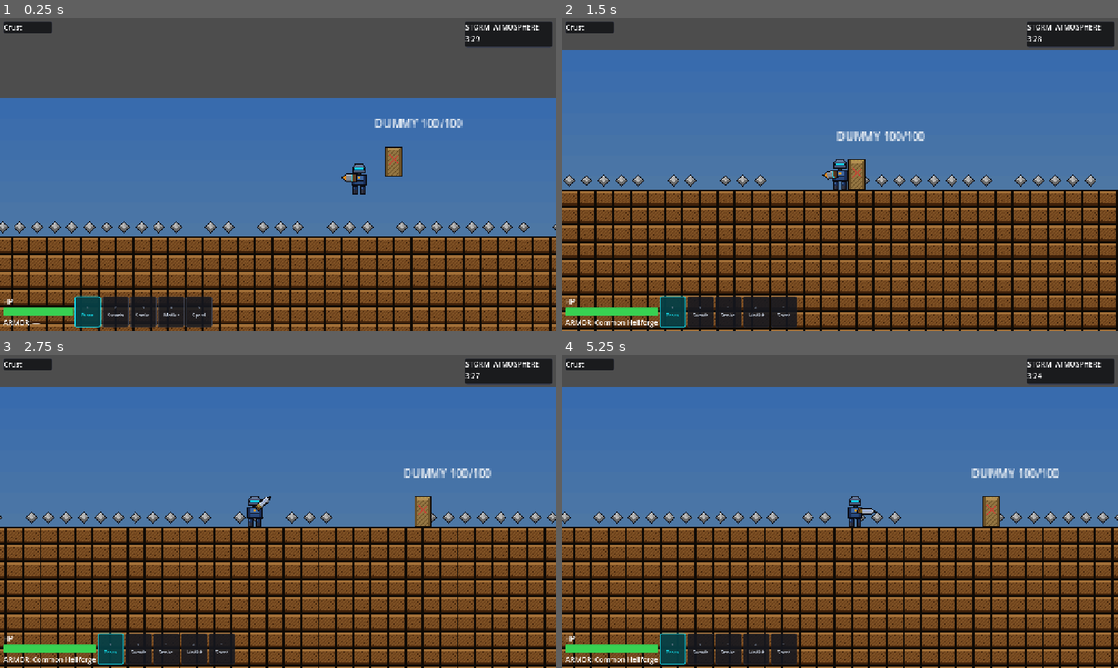
Above: before the commit, frames 1-4 (two rows, left to right).
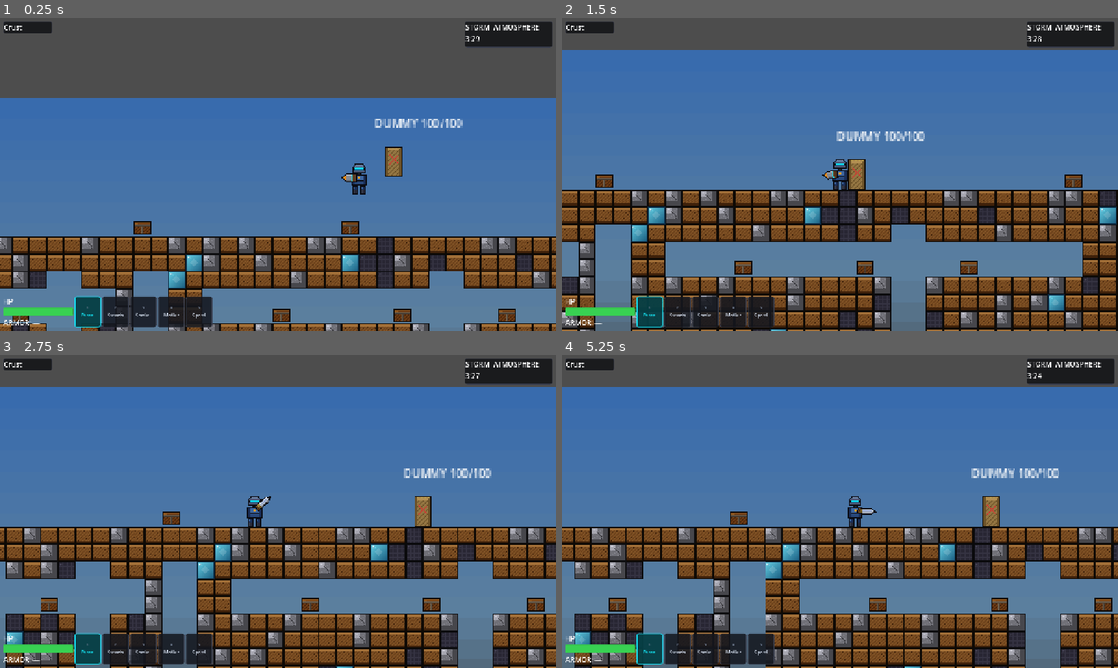
Above: after the commit, the same moments.

Repository: aeridgedev/Faultline-Repository
Game: Godot game, scene res://src/core/Main.tscn
Two runs of this game, one before a commit and one after it. Both use one fixed random seed, a clock stepped at 60 frames per second and the inputs below.
Inputs (mouse positions are in pixels of both pictures, inside the frame that each line leads up to):
- Up to frame 1 (0.25 s): no input
- Up to frame 2 (1.5 s): tap E at 0.5, 0.8, 1.35 s; move the mouse to (962, 158) at 0.52 s; press the mouse at (962, 158) at 0.53 s; hold D (move_right) from 0.53 s (still down); move the mouse to (728, 190) at 1.27 s; release the mouse at (728, 190) at 1.28 s
- Up to frame 3 (2.75 s): click (166, 527) at 1.55 s; tap Space at 2 s; move the mouse to (333, 442) at 2.02 s; release D (move_right) at 2.03 s; hold A (move_left) from 2.03 s (still down); right-click (333, 442) at 2.1 s; tap E at 2.3 s
- Up to frame 4 (5.25 s): move the mouse to (812, 574) at 2.77 s; release A (move_left) at 2.78 s; hold D (move_right) 2.78-4.28 s; click (812, 574) at 2.85 s; move the mouse to (1006, 558) at 3.52 s; hold Shift (sprint) 3.53-4.28 s; tap E at 3.8, 4.35 s; move the mouse to (673, 464) at 4.27 s; hold A (move_left) 4.28-5.03 s; click (673, 464) at 4.55 s; move the mouse to (867, 511) at 5.02 s; hold D (move_right) from 5.03 s (still down); hold F from 5.03 s (still down); click (867, 511) at 5.17 s

The runs differ from the first frame. In frame 1, 15% of the frame differs, in the area x 0-100%, y 64-100%; in frame 2, 22%; in frame 3, 23%; in frame 4, 23%, in the area x 0-100%, y 50-100%.

Commit message:
initial commit before chest generation2

Diff:
--- a/data/drill_stats.json
+++ b/data/drill_stats.json
@@ -13,40 +13,40 @@
       "role": "TBD — narrow/efficient digging",
       "spawn_weight": 30,
       "tiers": {
-        "Common":    { "dig_time_mult": 1.0,  "durability": 50.0 },
-        "Rare":      { "dig_time_mult": 0.85, "durability": 80.0 },
-        "Epic":      { "dig_time_mult": 0.70, "durability": 120.0 },
-        "Legendary": { "dig_time_mult": 0.55, "durability": 200.0 }
+        "Common":    { "dig_time_mult": 1.0,  "durability": 200.0 },
+        "Rare":      { "dig_time_mult": 0.85, "durability": 320.0 },
+        "Epic":      { "dig_time_mult": 0.70, "durability": 480.0 },
+        "Legendary": { "dig_time_mult": 0.55, "durability": 800.0 }
       }
     },
     "Burst": {
       "role": "TBD — area/multi-tile digging",
       "spawn_weight": 20,
       "tiers": {
-        "Common":    { "dig_time_mult": 1.05, "durability": 45.0 },
-        "Rare":      { "dig_time_mult": 0.90, "durability": 72.0 },
-        "Epic":      { "dig_time_mult": 0.74, "durability": 110.0 },
-        "Legendary": { "dig_time_mult": 0.58, "durability": 180.0 }
+        "Common":    { "dig_time_mult": 1.05, "durability": 200.0 },
+        "Rare":      { "dig_time_mult": 0.90, "durability": 310.0 },
+        "Epic":      { "dig_time_mult": 0.74, "durability": 460.0 },
+        "Legendary": { "dig_time_mult": 0.58, "durability": 760.0 }
       }
     },
     "Thermal": {
       "role": "TBD — heat-based, strong vs Crystal",
       "spawn_weight": 10,
       "tiers": {
-        "Common":    { "dig_time_mult": 1.0,  "durability": 48.0 },
-        "Rare":      { "dig_time_mult": 0.85, "durability": 76.0 },
-        "Epic":      { "dig_time_mult": 0.70, "durability": 115.0 },
-        "Legendary": { "dig_time_mult": 0.55, "durability": 190.0 }
+        "Common":    { "dig_time_mult": 1.0,  "durability": 200.0 },
+        "Rare":      { "dig_time_mult": 0.85, "durability": 315.0 },
+        "Epic":      { "dig_time_mult": 0.70, "durability": 470.0 },
+        "Legendary": { "dig_time_mult": 0.55, "durability": 780.0 }
       }
     },
     "Resonance": {
       "role": "TBD — vibration-based, strong vs Dense Rock",
       "spawn_weight": 10,
       "tiers": {
-        "Common":    { "dig_time_mult": 1.0,  "durability": 48.0 },
-        "Rare":      { "dig_time_mult": 0.85, "durability": 76.0 },
-        "Epic":      { "dig_time_mult": 0.70, "durability": 115.0 },
-        "Legendary": { "dig_time_mult": 0.55, "durability": 190.0 }
+        "Common":    { "dig_time_mult": 1.0,  "durability": 200.0 },
+        "Rare":      { "dig_time_mult": 0.85, "durability": 315.0 },
+        "Epic":      { "dig_time_mult": 0.70, "durability": 470.0 },
+        "Legendary": { "dig_time_mult": 0.55, "durability": 780.0 }
       }
     }
   }
--- a/data/loot_tables.json
+++ b/data/loot_tables.json
@@ -1,28 +1,28 @@
 {
   "_meta": {
-    "description": "Per-layer chest loot pools. Chest SPAWN chance is computed by Constants.chest_spawn_chance(); this file controls WHAT a spawned chest contains. Upgrade Template = 10% weight within the relevant rarity pool (not a flat per-chest roll). Loot pools are NOT terrain-specific.",
-    "status": "PLACEHOLDER — weights structural, tuning TBD",
-    "categories": ["drill", "weapon", "armor", "relic", "throwable", "consumable", "special", "upgrade_template"]
+    "description": "Per-layer chest loot pools. Chest SPAWN chance is computed by Constants.chest_spawn_chance(); this file controls WHAT a spawned chest contains. Upgrade Template = 10% weight within the relevant rarity pool. Loot pools are NOT terrain-specific.",
+    "status": "PLACEHOLDER weights — tuned for feel, not final balance. Rarity skews Common-heavy in Crust, Legendary-available by Inner Core.",
+    "categories": ["drill", "weapon", "armor", "relic", "throwable", "consumable", "special"]
   },
   "layers": {
     "Crust": {
-      "rarity_weights": { "Common": null, "Rare": null, "Epic": null, "Legendary": null },
-      "category_weights": { "drill": null, "weapon": null, "armor": null, "relic": null, "throwable": null, "consumable": null, "special": null },
+      "rarity_weights":   { "Common": 65, "Rare": 28, "Epic": 6,  "Legendary": 1  },
+      "category_weights": { "drill": 25,  "weapon": 25, "armor": 10, "relic": 2, "throwable": 8,  "consumable": 30, "special": 0 },
       "upgrade_template_weight": 10
     },
     "Mantle": {
-      "rarity_weights": { "Common": null, "Rare": null, "Epic": null, "Legendary": null },
-      "category_weights": { "drill": null, "weapon": null, "armor": null, "relic": null, "throwable": null, "consumable": null, "special": null },
+      "rarity_weights":   { "Common": 45, "Rare": 38, "Epic": 14, "Legendary": 3  },
+      "category_weights": { "drill": 22,  "weapon": 22, "armor": 14, "relic": 4, "throwable": 10, "consumable": 26, "special": 2 },
       "upgrade_template_weight": 10
     },
     "Outer Core": {
-      "rarity_weights": { "Common": null, "Rare": null, "Epic": null, "Legendary": null },
-      "category_weights": { "drill": null, "weapon": null, "armor": null, "relic": null, "throwable": null, "consumable": null, "special": null },
+      "rarity_weights":   { "Common": 20, "Rare": 42, "Epic": 28, "Legendary": 10 },
+      "category_weights": { "drill": 20,  "weapon": 20, "armor": 17, "relic": 7, "throwable": 12, "consumable": 20, "special": 4 },
       "upgrade_template_weight": 10
     },
     "Inner Core": {
-      "rarity_weights": { "Common": null, "Rare": null, "Epic": null, "Legendary": null },
-      "category_weights": { "drill": null, "weapon": null, "armor": null, "relic": null, "throwable": null, "consumable": null, "special": null },
+      "rarity_weights":   { "Common": 5,  "Rare": 28, "Epic": 44, "Legendary": 23 },
+      "category_weights": { "drill": 17,  "weapon": 17, "armor": 20, "relic": 12, "throwable": 13, "consumable": 15, "special": 6 },
       "upgrade_template_weight": 10
     }
   }
--- a/src/player/PlayerController.gd
+++ b/src/player/PlayerController.gd
@@ -42,6 +42,10 @@
 var _hotbar: Hotbar = null
 var _relic_manager: RelicManager = null
 var _use_was_pressed: bool = false   # F-key edge detection (no input-map entry needed)
+
+# Floating status label — shows transient messages (drill broken, etc.) above the player.
+var _notify_label: Label = null
+var _notify_timer: float = 0.0
 
 
 func _ready() -> void:
@@ -53,6 +57,7 @@
 	_build_dev_sprite()
 	_build_dig_highlight()
 	_build_held_visual()
+	_build_notify_label()
 
 
 func _build_dev_sprite() -> void:
@@ -295,6 +300,25 @@
 	return ImageTexture.create_from_image(img)
 
 
+func _build_notify_label() -> void:
+	_notify_label = Label.new()
+	_notify_label.z_index = 10
+	_notify_label.add_theme_font_size_override("font_size", 7)
+	_notify_label.add_theme_color_override("font_color", Color(1.0, 0.40, 0.15))
+	_notify_label.horizontal_alignment = HORIZONTAL_ALIGNMENT_CENTER
+	_notify_label.visible = false
+	add_child(_notify_label)
+
+
+func _show_notify(text: String, duration: float = 3.5) -> void:
+	_notify_label.text = text
+	# Centre horizontally above the sprite (sprite top is at y≈-14).
+	_notify_label.position = Vector2(-40.0, -34.0)
+	_notify_label.custom_minimum_size = Vector2(80, 0)
+	_notify_label.visible = true
+	_notify_timer = duration
+
+
 func init_world(tm: TerrainManager) -> void:
 	_terrain_manager = tm
 
@@ -304,6 +328,12 @@
 	_equipped_drill.drill_class = Constants.DrillClass.PRECISION
 	_equipped_drill.tier = Constants.Tier.COMMON
 	_equipped_drill.init_from_data()
+	_equipped_drill.drill_broken.connect(_on_drill_broken)
+
+
+func _on_drill_broken() -> void:
+	_show_notify("DRILL BROKEN\nNeeds Upgrade Template")
+	print("[Drill] Broken — all %d blocks used." % int(_equipped_drill.max_durability if _equipped_drill.max_durability != null else 0))
 
 
 func equip_starter_weapon() -> void:
@@ -416,6 +446,12 @@
 		move_and_slide()
 		return
 
+	# Tick the floating notification label.
+	if _notify_timer > 0.0:
+		_notify_timer -= delta
+		if _notify_timer <= 0.0:
+			_notify_label.visible = false
+
 	_apply_gravity(delta)
 	_handle_movement(delta)
 	_handle_tool_toggle()       # right-click toggles drill <-> sword (persists)
@@ -448,7 +484,13 @@
 	if not Input.is_action_pressed("drill"):
 		_reset_dig()
 		return
-	if _equipped_drill == null or _equipped_drill.is_broken or _terrain_manager == null:
+	if _equipped_drill == null or _terrain_manager == null:
+		return
+	if _equipped_drill.is_broken:
+		_reset_dig()  # ensure indicator is always hidden while broken
+		# Re-show the "broken" message each time the player clicks so they know why.
+		if Input.is_action_just_pressed("drill"):
+			_show_notify("DRILL BROKEN\nNeeds Upgrade Template")
 		return
 
 	var target := _get_dig_target()
--- /dev/null
+++ b/src/systems/loot/Chest.gd
@@ -0,0 +1,117 @@
+## Faultline — physical chest placed by ChestSpawner.
+## Holds one loot roll (item_data dict). Player presses E to open it.
+## Spawns a LootDrop at its position, then removes itself.
+class_name Chest
+extends Node2D
+
+signal chest_opened(chest: Chest)
+
+const LootDropScene := preload("res://src/systems/loot/LootDrop.tscn")
+
+## Set by ChestSpawner before add_child so _ready() can read these.
+var item_data: Dictionary = {}
+var source_layer: Constants.Layer = Constants.Layer.CRUST
+
+var _opened: bool = false
+var _player_nearby: bool = false
+
+@onready var _sprite: Sprite2D = $Sprite2D
+@onready var _prompt: Label  = $Prompt
+@onready var _area: Area2D   = $Area2D
+
+
+func _ready() -> void:
+	_build_chest_sprite()
+	_prompt.visible = false
+	_prompt.add_theme_font_size_override("font_size", 7)
+	_area.body_entered.connect(_on_body_entered)
+	_area.body_exited.connect(_on_body_exited)
+
+
+# 16×12 pixel chest: brown wood lid + body, iron band, tier-coloured latch.
+func _build_chest_sprite() -> void:
+	const W := 16; const H := 12
+	var tier: int = item_data.get("tier", Constants.Tier.COMMON)
+	var latch_col: Color = Constants.TIER_COLORS.get(tier, Color(0.6, 0.6, 0.6))
+
+	var K   := Color(0.06, 0.04, 0.02)       # dark outline
+	var WD  := Color(0.28, 0.14, 0.04)       # wood dark
+	var WB  := Color(0.42, 0.23, 0.08)       # wood base
+	var WLT := Color(0.56, 0.34, 0.12)       # wood lit (lid top/left)
+	var BN  := Color(0.28, 0.24, 0.20)       # iron band dark
+	var BH  := Color(0.44, 0.38, 0.30)       # iron band highlight
+	var LA  := latch_col                      # latch base
+	var LH  := latch_col.lightened(0.25)     # latch highlight
+
+	var img := Image.create(W, H, false, Image.FORMAT_RGBA8)
+	img.fill(Color(0, 0, 0, 0))
+
+	for y in H:
+		for x in W:
+			var border := (x == 0 or y == 0 or x == W - 1 or y == H - 1)
+			if border:
+				img.set_pixel(x, y, K)
+				continue
+			# Lid occupies rows 1–3; body rows 4–10.
+			var is_lid  := y <= 3
+			# Horizontal iron band at the seam (y=3,4) and narrow vertical band.
+			var on_hband := (y == 3 or y == 4)
+			var on_vband := (x == 7 or x == 8)
+			if on_hband:
+				img.set_pixel(x, y, BH if y == 3 else BN)
+				continue
+			if on_vband and not is_lid:
+				img.set_pixel(x, y, BH if x == 7 else BN)
+				continue
+			# Tier-coloured latch centred on hband (x 7-8, y 3-4) — already handled
+			# via on_hband above; draw latch block over it.
+			if (x == 7 or x == 8) and (y == 3 or y == 4):
+				img.set_pixel(x, y, LH if x == 7 else LA)
+				continue
+			if is_lid:
+				var lit := (x <= 3 or y <= 1)
+				img.set_pixel(x, y, WLT if lit else WB)
+			else:
+				img.set_pixel(x, y, WB if (x + y) % 3 != 0 else WD)
+
+	_sprite.texture = ImageTexture.create_from_image(img)
+	_sprite.centered = true
+
+
+func _unhandled_input(event: InputEvent) -> void:
+	if _opened or not _player_nearby:
+		return
+	if event is InputEventKey and event.pressed and not event.echo \
+			and event.physical_keycode == KEY_E:
+		_open()
+		get_viewport().set_input_as_handled()
+
+
+func _on_body_entered(body: Node) -> void:
+	if body is PlayerController:
+		_player_nearby = true
+		_prompt.visible = true
+
+
+func _on_body_exited(body: Node) -> void:
+	if body is PlayerController:
+		_player_nearby = false
+		_prompt.visible = false
+
+
+func _open() -> void:
+	if _opened:
+		return
+	_opened = true
+	_prompt.visible = false
+
+	if not item_data.is_empty():
+		var drop := LootDropScene.instantiate() as LootDrop
+		drop.item_data = item_data
+		drop.source_layer = source_layer
+		get_parent().add_child(drop)
+		# Place the drop one tile above the chest center so it clears the floor.
+		drop.global_position = global_position + Vector2(0.0, -float(Constants.TILE_SIZE))
+
+	chest_opened.emit(self)
+	queue_free()
--- /dev/null
+++ b/src/systems/loot/Chest.tscn
@@ -0,0 +1,27 @@
+[gd_scene format=3 uid="uid://faultlinechest0001"]
+
+[ext_resource type="Script" path="res://src/systems/loot/Chest.gd" id="1_chest"]
+
+[sub_resource type="CircleShape2D" id="CircleShape2D_1"]
+radius = 28.0
+
+[node name="Chest" type="Node2D"]
+script = ExtResource("1_chest")
+
+[node name="Sprite2D" type="Sprite2D" parent="."]
+z_index = 2
+
+[node name="Prompt" type="Label" parent="."]
+offset_left = -18.0
+offset_top = -26.0
+offset_right = 18.0
+offset_bottom = -14.0
+text = "Press E"
+horizontal_alignment = 1
+
+[node name="Area2D" type="Area2D" parent="."]
+collision_layer = 2
+collision_mask = 1
+
+[node name="CollisionShape2D" type="CollisionShape2D" parent="Area2D"]
+shape = SubResource("CircleShape2D_1")
--- a/src/world/ChestSpawner.gd
+++ b/src/world/ChestSpawner.gd
@@ -1,48 +1,77 @@
-## Faultline — places LootDrop nodes at valid chest positions after world generation.
-## Spawn chance per tile: Constants.chest_spawn_chance(depth_factor).
-## Chests only spawn on solid ground tiles; Core Hollow has no loot.
+## Faultline — places Chest nodes at valid surface positions after world generation.
+## A "surface" tile is any solid tile whose tile directly above is empty air.
+## Spawn chance per eligible tile: Constants.chest_spawn_chance(depth_factor).
+## Core Hollow has no loot.
+##
+## Density limiter: the world is divided into 6×6-tile slots; at most one chest
+## is placed per slot. This keeps chest counts reasonable even with a heavily
+## caved terrain (where hundreds of surface tiles would otherwise all roll).
 class_name ChestSpawner
 extends RefCounted
 
-const LootDropScene := preload("res://src/systems/loot/LootDrop.tscn")
+const ChestScene := preload("res://src/systems/loot/Chest.tscn")
+
+## Minimum tile-grid spacing: one chest per NxN block of cells.
+const SLOT_SIZE := 6
+
 
 ## Call after WorldGenerator.generate() has run.
-## `drop_parent` is the Node2D that will own all LootDrop children (e.g. World).
+## `chest_parent` is the Node2D that will own all Chest children (e.g. World).
 static func spawn(
 		terrain_manager: TerrainManager,
 		layer_manager: LayerManager,
-		drop_parent: Node2D
+		chest_parent: Node2D
 ) -> void:
 	var registry: Dictionary = terrain_manager.get_tile_registry()
+
+	# Collect candidate surface tiles grouped by 6×6 slot.
+	# slot key = Vector2i(col / SLOT_SIZE, row / SLOT_SIZE)
+	var slots: Dictionary = {}   # slot_key -> Array of {cell, layer}
+
 	for cell in registry.keys():
-		var terrain_type: Constants.TerrainType = registry[cell]
-		# Only spawn on the surface of solid tiles (tile above must be empty air).
+		# Surface check: tile directly above must be empty air.
 		var above := Vector2i(cell.x, cell.y - 1)
 		if registry.has(above):
-			continue  # tile above is also solid — no chest here
-		var layer: Constants.Layer = layer_manager.layer_at_y(
-				terrain_manager.cell_to_world(cell).y
-		)
+			continue
+
+		var world_y: float = terrain_manager.cell_to_world(cell).y
+		var layer: Constants.Layer = layer_manager.layer_at_y(world_y)
 		if layer == Constants.Layer.CORE_HOLLOW:
-			continue  # Core Hollow has no loot
+			continue  # no loot in Core Hollow
+
+		var slot_key := Vector2i(cell.x / SLOT_SIZE, cell.y / SLOT_SIZE)
+		if not slots.has(slot_key):
+			slots[slot_key] = []
+		slots[slot_key].append({"cell": cell, "layer": layer})
+
+	# One roll per slot — pick a random candidate from the slot, then apply
+	# the layer spawn-chance formula. This distributes chests evenly without
+	# flooding every tunnel floor.
+	for slot_key in slots:
+		var candidates: Array = slots[slot_key]
+		if candidates.is_empty():
+			continue
+		# Pick a random candidate from this slot.
+		var pick: Dictionary = candidates[randi() % candidates.size()]
+		var layer: Constants.Layer = pick["layer"]
 		var depth_factor: float = Constants.LAYER_DEPTH_FACTOR.get(layer, 0.0)
 		var chance: float = Constants.chest_spawn_chance(depth_factor)
 		if randf() > chance:
 			continue
-		_place_drop(cell, layer, terrain_manager, drop_parent)
+		_place_chest(pick["cell"], layer, terrain_manager, chest_parent)
 
 
-static func _place_drop(
+static func _place_chest(
 		cell: Vector2i,
 		layer: Constants.Layer,
 		terrain_manager: TerrainManager,
-		drop_parent: Node2D
+		chest_parent: Node2D
 ) -> void:
-	var drop := LootDropScene.instantiate() as LootDrop
-	drop.source_layer = layer
-	drop.item_data = LootTable.roll(layer)
-	# Add to tree first so global_position resolves correctly against drop_parent's transform.
-	drop_parent.add_child(drop)
-	# Center the drop in the empty tile directly above the surface tile.
-	var half: float = Constants.TILE_SIZE / 2.0
-	drop.global_position = terrain_manager.cell_to_world(cell) + Vector2(half, -half)
+	var chest := ChestScene.instantiate() as Chest
+	# Populate before add_child so Chest._ready() reads the correct item_data.
+	chest.source_layer = layer
+	chest.item_data = LootTable.roll(layer)
+	chest_parent.add_child(chest)
+	# Centre the chest in the air tile directly above the surface tile.
+	var half := float(Constants.TILE_SIZE) * 0.5
+	chest.global_position = terrain_manager.cell_to_world(cell) + Vector2(half, -half)
--- a/src/world/WorldGenerator.gd
+++ b/src/world/WorldGenerator.gd
@@ -1,4 +1,8 @@
 ## Faultline — procedural terrain generation; fills TerrainManager via place_tile.
+## Each layer gets:
+##   1. A terrain-type fill weighted by depth (more hostile terrain deeper).
+##   2. A cave pass that carves horizontal tunnels + vertical shafts so players
+##      can descend and chests have valid interior surfaces to land on.
 class_name WorldGenerator
 extends RefCounted
 
@@ -9,7 +13,7 @@
 
 func generate(terrain_manager: TerrainManager, layer_manager: LayerManager, seed_value: int) -> void:
 	_terrain_manager = terrain_manager
-	_layer_manager = layer_manager
+	_layer_manager   = layer_manager
 	_rng = RandomNumberGenerator.new()
 	_rng.seed = seed_value
 
@@ -24,40 +28,110 @@
 	if layer == Constants.Layer.CORE_HOLLOW:
 		return
 
-	var top_y = _layer_manager.get_layer_top_y(layer)
+	var top_y    = _layer_manager.get_layer_top_y(layer)
 	var bottom_y = _layer_manager.get_layer_bottom_y(layer)
-	# Heights are TBD; skip if layer boundaries are not yet configured.
 	if top_y == null or bottom_y == null:
 		return
 
-	var top_tile: int = top_y / Constants.TILE_SIZE
+	var top_tile: int    = top_y / Constants.TILE_SIZE
 	var bottom_tile: int = bottom_y / Constants.TILE_SIZE
 	var width: int = _world_width_tiles()
 	if width == 0:
-		return  # TBD: world_width_tiles not yet set
+		return
 
-	# TBD: replace SOIL fill with weighted random distribution read from
-	# GameManager.data (e.g. "terrain_weights_crust", "terrain_weights_mantle",
-	# etc.) once balance values are decided.
-	var weights = null
-	if GameManager.data != null:
-		var key: String = "terrain_weights_" + Constants.LAYER_NAMES[layer].to_lower().replace(" ", "_")
-		weights = GameManager.data.get(key, null)
+	# Build the cave air map for this layer BEFORE placing tiles so the fill
+	# loop can skip air cells entirely.
+	var air_cells: Dictionary = _carve_caves(top_tile, bottom_tile, width, rng)
 
 	for row in range(top_tile, bottom_tile):
 		for col in range(width):
 			var cell := Vector2i(col, row)
-			var type: Constants.TerrainType
-			if weights == null:
-				# TBD: terrain distribution per layer not configured; using SOIL placeholder.
-				type = Constants.TerrainType.SOIL
-			else:
-				type = _pick_terrain_type(weights, rng)
-			_terrain_manager.place_tile(cell, type)
+			if air_cells.has(cell):
+				continue  # leave this cell as open air
+			_terrain_manager.place_tile(cell, _pick_terrain(layer, rng))
+
+
+# -----------------------------------------------------------------------
+# Cave carver — returns a Dictionary{Vector2i: true} of cells to leave empty.
+# Strategy: horizontal tunnels every 4–8 rows, plus a few vertical shafts
+# so the player can always find a way to descend.
+# -----------------------------------------------------------------------
+func _carve_caves(top_tile: int, bottom_tile: int, width: int, rng: RandomNumberGenerator) -> Dictionary:
+	var air := {}
+
+	# --- Horizontal tunnels -------------------------------------------
+	# Start 2 rows below the layer top (keep a solid ceiling) and stop 2
+	# rows above the bottom (keep a solid floor above the next layer).
+	var row: int = top_tile + 3
+	while row < bottom_tile - 2:
+		# Alternate tunnel rows between two heights so tunnels interleave.
+		var tunnel_h: int = 2 + (1 if rng.randf() < 0.3 else 0)  # 2 or 3 tiles tall
+		var col: int = 1
+		while col < width - 1:
+			# Solid pillar / wall segment.
+			col += rng.randi_range(3, 7)
+			if col >= width - 1:
+				break
+			# Open passage segment.
+			var open_len: int = rng.randi_range(8, 24)
+			var end_col: int = mini(col + open_len, width - 1)
+			for c in range(col, end_col):
+				for dy in range(tunnel_h):
+					air[Vector2i(c, row + dy)] = true
+			col = end_col
+		row += rng.randi_range(4, 8)
+
+	# --- Vertical shafts ----------------------------------------------
+	# Punch 4–6 shafts top-to-bottom so there are guaranteed descent paths
+	# even in pillar-heavy sections. Each shaft is 2 tiles wide.
+	var shaft_count: int = rng.randi_range(4, 6)
+	for _i in range(shaft_count):
+		var sx: int = rng.randi_range(3, width - 4)
+		for sr in range(top_tile + 2, bottom_tile - 1):
+			air[Vector2i(sx,     sr)] = true
+			air[Vector2i(sx + 1, sr)] = true
+
+	return air
+
+
+# -----------------------------------------------------------------------
+# Terrain picker — layer-appropriate type distribution.
+# Falls back to data-file weights when available (future balance pass).
+# -----------------------------------------------------------------------
+func _pick_terrain(layer: Constants.Layer, rng: RandomNumberGenerator) -> Constants.TerrainType:
+	# Try data-file weights first (populated during balance pass).
+	if GameManager.data != null:
+		var key: String = "terrain_weights_" + Constants.LAYER_NAMES[layer].to_lower().replace(" ", "_")
+		var weights = GameManager.data.get(key, null)
+		if weights != null:
+			return _pick_terrain_type(weights, rng)
+
+	# Hardcoded placeholder distributions — increasingly hostile with depth.
+	var r := rng.randf()
+	if layer == Constants.Layer.CRUST:
+		if r < 0.70: return Constants.TerrainType.SOIL
+		if r < 0.88: return Constants.TerrainType.ROCK
+		if r < 0.96: return Constants.TerrainType.DENSE_ROCK
+		return Constants.TerrainType.CRYSTAL
+	elif layer == Constants.Layer.MANTLE:
+		if r < 0.28: return Constants.TerrainType.SOIL
+		if r < 0.65: return Constants.TerrainType.ROCK
+		if r < 0.88: return Constants.TerrainType.DENSE_ROCK
+		return Constants.TerrainType.CRYSTAL
+	elif layer == Constants.Layer.OUTER_CORE:
+		if r < 0.08: return Constants.TerrainType.SOIL
+		if r < 0.35: return Constants.TerrainType.ROCK
+		if r < 0.76: return Constants.TerrainType.DENSE_ROCK
+		return Constants.TerrainType.CRYSTAL
+	elif layer == Constants.Layer.INNER_CORE:
+		if r < 0.04: return Constants.TerrainType.SOIL
+		if r < 0.20: return Constants.TerrainType.ROCK
+		if r < 0.58: return Constants.TerrainType.DENSE_ROCK
+		return Constants.TerrainType.CRYSTAL
+	return Constants.TerrainType.SOIL
 
 
 func _pick_terrain_type(weights: Dictionary, rng: RandomNumberGenerator) -> Constants.TerrainType:
-	# weights maps TerrainType int keys to float weights (need not sum to 1).
 	var total := 0.0
 	for w in weights.values():
 		total += float(w)
@@ -66,15 +140,14 @@
 	for type_key in weights:
 		cumulative += float(weights[type_key])
 		if roll < cumulative:
-			return type_key
-	# Fallback — should not be reached with valid weights.
+			return type_key as Constants.TerrainType
 	return Constants.TerrainType.SOIL
 
 
 func _place_bedrock_border() -> void:
 	var width: int = _world_width_tiles()
 	if width == 0:
-		return  # TBD: world_width_tiles not yet set
+		return
 
 	var world_h = _layer_manager.world_height_px()
 	if world_h == null:
@@ -84,7 +157,7 @@
 
 	# Left and right columns.
 	for row in range(total_rows):
-		_terrain_manager.place_tile(Vector2i(0, row), Constants.TerrainType.BEDROCK)
+		_terrain_manager.place_tile(Vector2i(0,         row), Constants.TerrainType.BEDROCK)
 		_terrain_manager.place_tile(Vector2i(width - 1, row), Constants.TerrainType.BEDROCK)
 
 	# Bottom row.
@@ -93,5 +166,4 @@
 
 
 func _world_width_tiles() -> int:
-	# TBD: world_width_tiles balance value not yet set; returns 0 sentinel.
 	return GameManager.data.get("world_width_tiles", 0) if GameManager.data != null else 0
